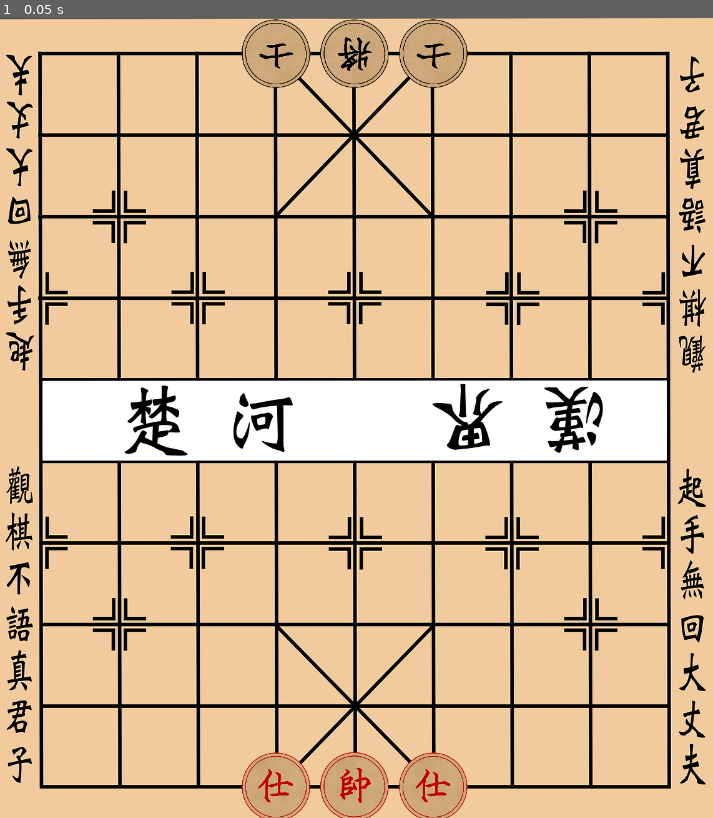
Above: before the commit, frame 1.
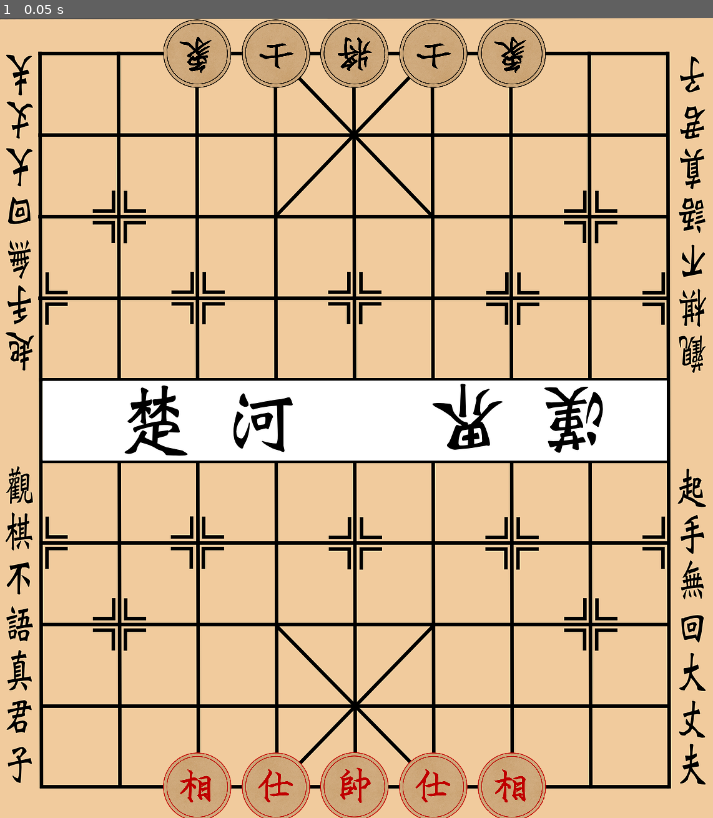
Above: after the commit, the same moment.

Repository: zzhouj/chinese-chess
Game: Godot game, scene res://scenes/checker_board.tscn
Same seed, same stepped clock (60 frames per second), same inputs: the game is played once before the commit and once after it.
Inputs:
- Up to frame 1 (0.05 s): no input

The runs differ from the first frame. In frame 1, 2.5% of the frame differs, in the area x 22-77%, y 0-100%.

Commit message:
added elephant piece

Diff:
--- /dev/null
+++ b/scenes/black_elephant_piece.tscn
@@ -0,0 +1,15 @@
+[gd_scene load_steps=3 format=3 uid="uid://b7ierdmgygsj3"]
+
+[ext_resource type="Texture2D" uid="uid://cgsjnm7hepy16" path="res://textures/chinese-chess-pieces.webp" id="1_1yhkf"]
+[ext_resource type="Script" uid="uid://d0eeys3doxgp5" path="res://scripts/elephant_piece.gd" id="2_1yhkf"]
+
+[node name="BlackElephantPiece" type="Sprite2D"]
+rotation = 3.14159
+scale = Vector2(0.5, 0.5)
+texture = ExtResource("1_1yhkf")
+region_enabled = true
+region_rect = Rect2(142, 389, 220, 219)
+script = ExtResource("2_1yhkf")
+color = 1
+type = 2
+metadata/_custom_type_script = "uid://ciinpb7ivdjiq"
--- /dev/null
+++ b/scenes/red_elephant_piece.tscn
@@ -0,0 +1,13 @@
+[gd_scene load_steps=3 format=3 uid="uid://brrnul7nqx5dm"]
+
+[ext_resource type="Texture2D" uid="uid://cgsjnm7hepy16" path="res://textures/chinese-chess-pieces.webp" id="1_dgq7w"]
+[ext_resource type="Script" uid="uid://d0eeys3doxgp5" path="res://scripts/elephant_piece.gd" id="2_dgq7w"]
+
+[node name="RedElephantPiece" type="Sprite2D"]
+scale = Vector2(0.5, 0.5)
+texture = ExtResource("1_dgq7w")
+region_enabled = true
+region_rect = Rect2(918, 391, 220, 219)
+script = ExtResource("2_dgq7w")
+type = 2
+metadata/_custom_type_script = "uid://ciinpb7ivdjiq"
--- a/scripts/checker_board.gd
+++ b/scripts/checker_board.gd
@@ -14,12 +14,16 @@
 	"Ke0",
 	"Ad0",
 	"Af0",
+	"Ec0",
+	"Eg0",
 ]
 
 const BLACK_INIT_SYMBOLS: Array[String] = [
 	"Ke9",
 	"Ad9",
 	"Af9",
+	"Ec9",
+	"Eg9",
 ]
 
 var board: Array[Array] = []
--- /dev/null
+++ b/scripts/elephant_piece.gd
@@ -0,0 +1,16 @@
+class_name ElephantPiece
+extends Piece
+
+func get_boundary_box() -> Vector4i:
+	if color == COLOR.RED:
+		return Vector4i(0, 0, 8, 4)
+	else:
+		return Vector4i(0, 5, 8, 9)
+
+func get_move_directions() -> Array[Vector2i]:
+	return [
+		(Vector2i.UP + Vector2i.LEFT) * 2,
+		(Vector2i.UP + Vector2i.RIGHT) * 2,
+		(Vector2i.DOWN + Vector2i.LEFT) * 2,
+		(Vector2i.DOWN + Vector2i.RIGHT) * 2,
+	]
--- a/scripts/piece_factory.gd
+++ b/scripts/piece_factory.gd
@@ -4,7 +4,7 @@
 const RED_PIECE_SECNES: Dictionary = {
 	"K": preload("res://scenes/red_king_piece.tscn"),
 	"A": preload("res://scenes/red_advisor_piece.tscn"),
-	#"E",
+	"E": preload("res://scenes/red_elephant_piece.tscn"),
 	#"N",
 	#"R",
 	#"C",
@@ -14,7 +14,7 @@
 const BLACK_PIECE_SECNES: Dictionary = {
 	"K": preload("res://scenes/black_king_piece.tscn"),
 	"A": preload("res://scenes/black_advisor_piece.tscn"),
-	#"E",
+	"E": preload("res://scenes/black_elephant_piece.tscn"),
 	#"N",
 	#"R",
 	#"C",
Not shown, added: scripts/elephant_piece.gd.uid
